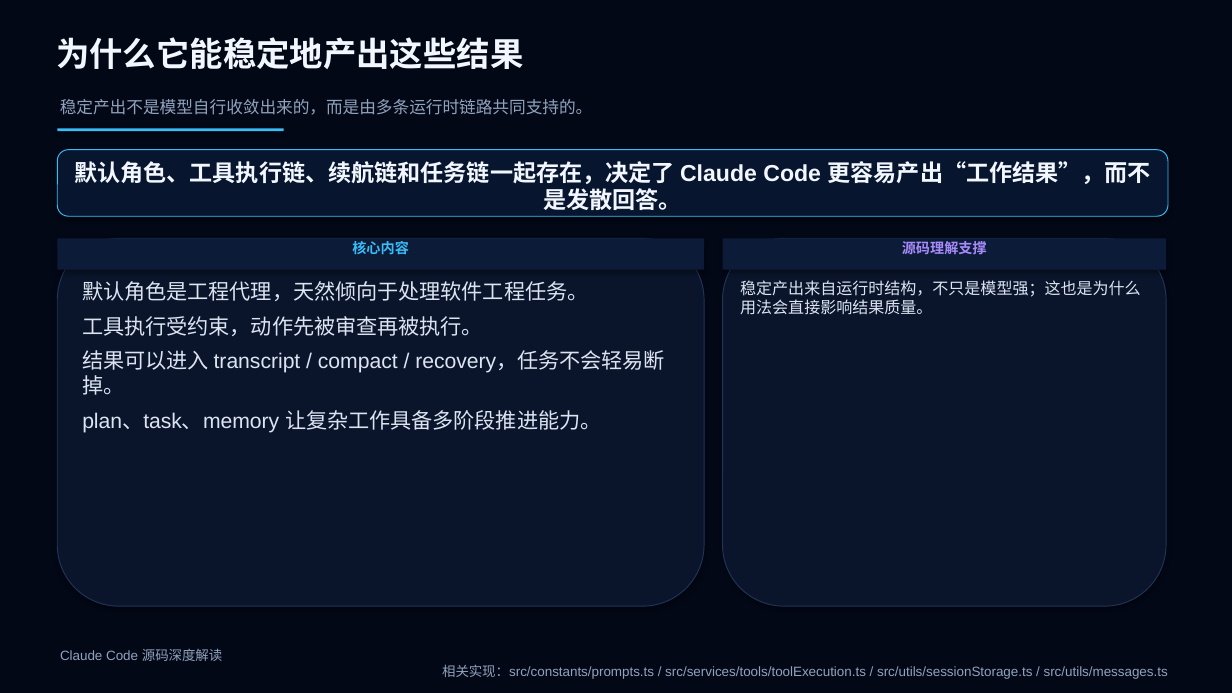
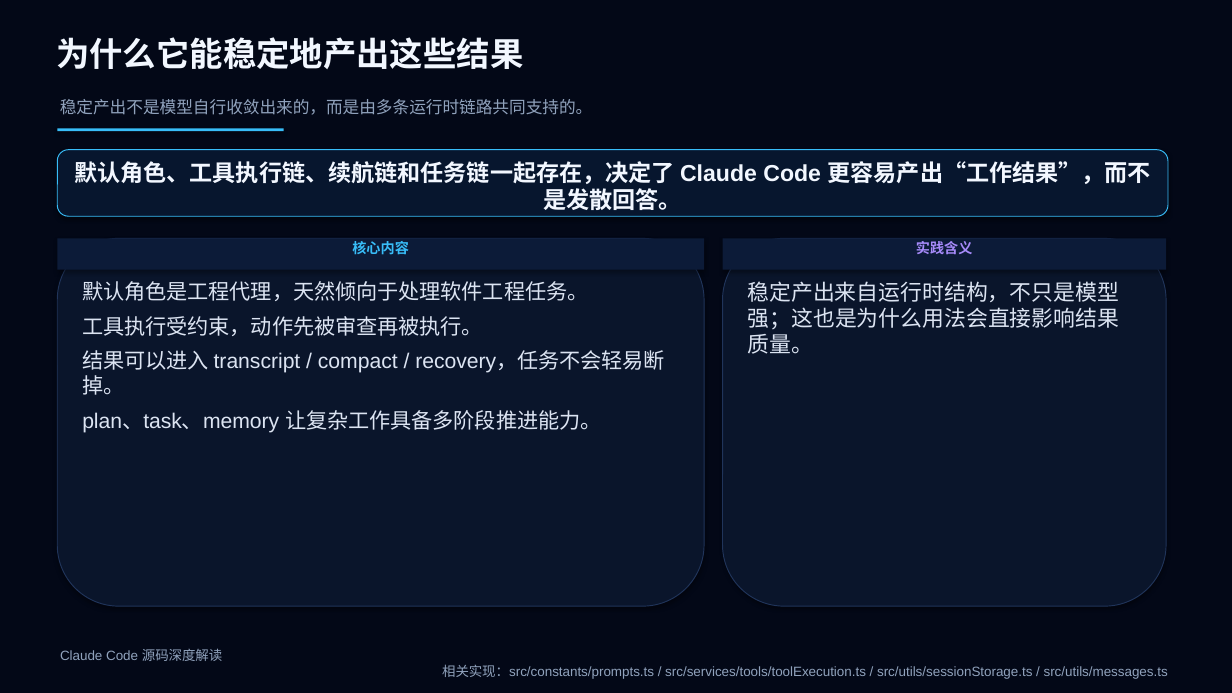
Before and after one commit to boboliu-1010/ccode, a slide deck: slide 23 of docs/zh/10-Claude Code 源码深度解读.pptx. Drawn at 1232x693 pixels with LibreOffice and Linux fonts; fonts in the diff are those of the drawing. Boxes give left, top, right and bottom in pixels: in the first picture for what was removed or moved away, otherwise in the second. Text is boxed around its words. In the diff, an @@ line names an element or a change of style, - is before the commit and + after.

```diff
--- a/docs/zh/10-Claude Code 源码深度解读.pptx
+++ b/docs/zh/10-Claude Code 源码深度解读.pptx
@@ text in rectangle at [916, 241, 973, 255]: text changed @@
-源码理解支撑
+实践含义
@@ text "稳定产出来自运行时结构，不只是模型强；这也是为什么用法会直接影响结果质量。": place and size @@
-text "稳定产出来自运行时结构，不只是模型强；这也是为什么用法会直接影响结果质量。" at [740, 280, 1141, 315]
+text "稳定产出来自运行时结构，不只是模型强；这也是为什么用法会直接影响结果质量。" at [748, 281, 1120, 354]
@@ text "稳定产出来自运行时结构，不只是模型强；这也是为什么用法会直接影响结果质量。" at [748, 281, 1120, 354]: size 12.5 to 17 pt @@
```
Also in this commit, not shown: 45 other slides changed, 1 other file.
